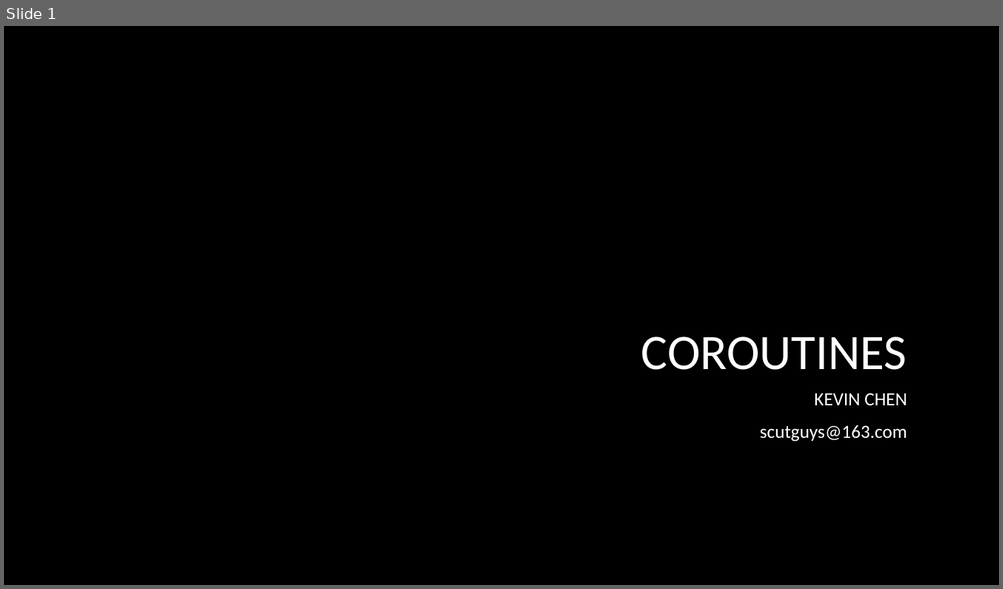
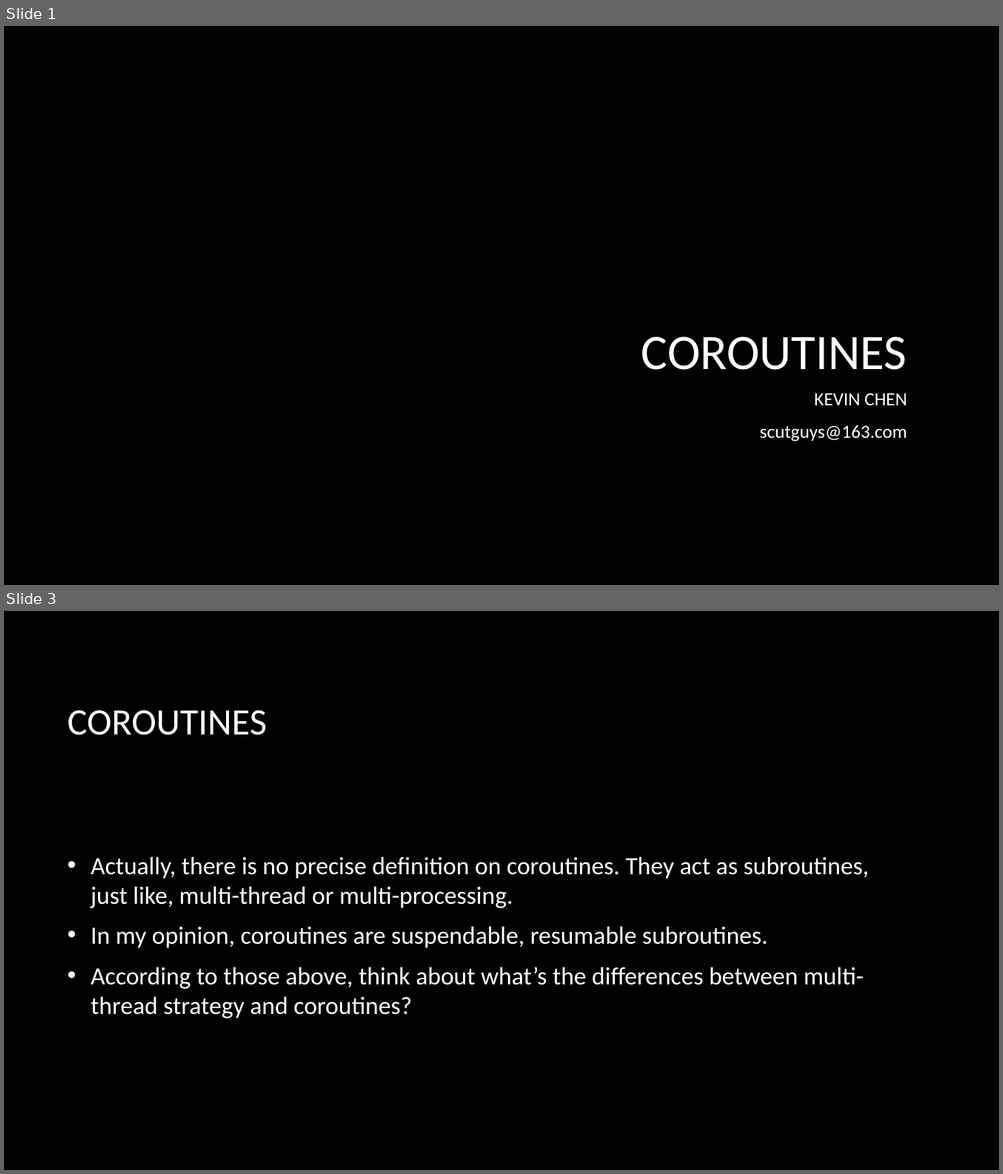
Before and after one commit to czf0613/android-tutorial, a slide deck: ppt/Coroutines.pptx. Shown one above the other, each under a label of ours: slide 1 before the commit, slides 1 and 3 after it; the slides between them are not shown. The pictures are 1003x589 and 1003x1174 pixels, drawn with LibreOffice and Linux fonts; fonts in the diff are those of the drawing; background and template pictures are left out. Boxes give left, top, right and bottom in pixels: in the first picture for what was removed or moved away, otherwise in the second. Text is boxed around its words. In the diff, an @@ line names an element or a change of style, - is before the commit and + after.

```diff
--- a/ppt/Coroutines.pptx
+++ b/ppt/Coroutines.pptx
@@ slide 3 added at bbox=[4, 611, 999, 1170], background picture (left out) @@
@@ title added at bbox=[68, 710, 267, 735], 36 pt, text #FFFFFF @@
+COROUTINES
@@ text added at bbox=[91, 857, 869, 1019], 24 pt, text #FFFFFF @@
+• Actually, there is no precise definition on coroutines. They act as subroutines, just like, multi-thread or multi-processing.
+• In my opinion, coroutines are suspendable, resumable subroutines.
+• According to those above, think about what’s the differences between multi-thread strategy and coroutines?
```
Also in this commit, not shown: 6 other slides added, 1 slide removed.
